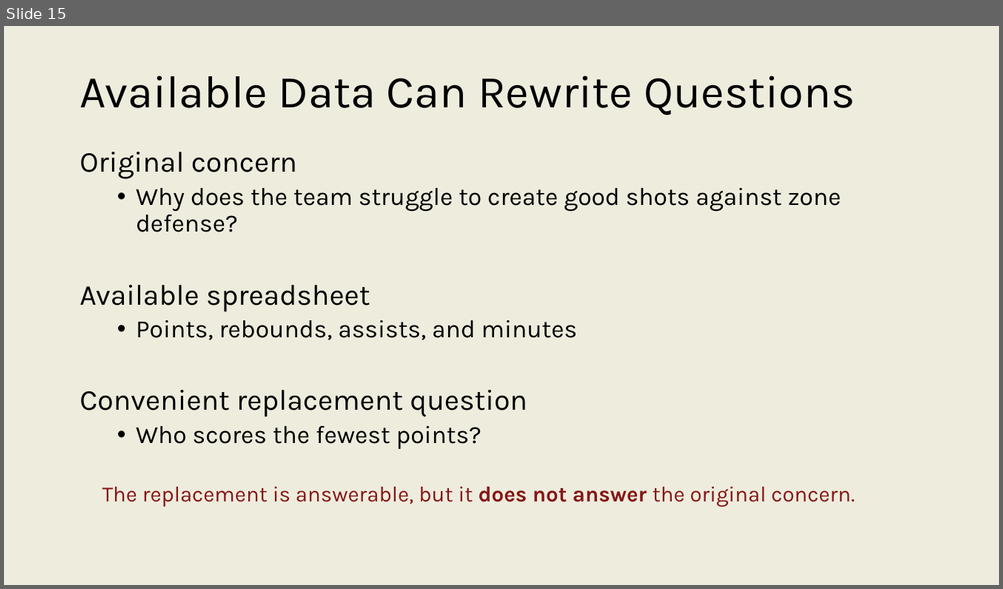
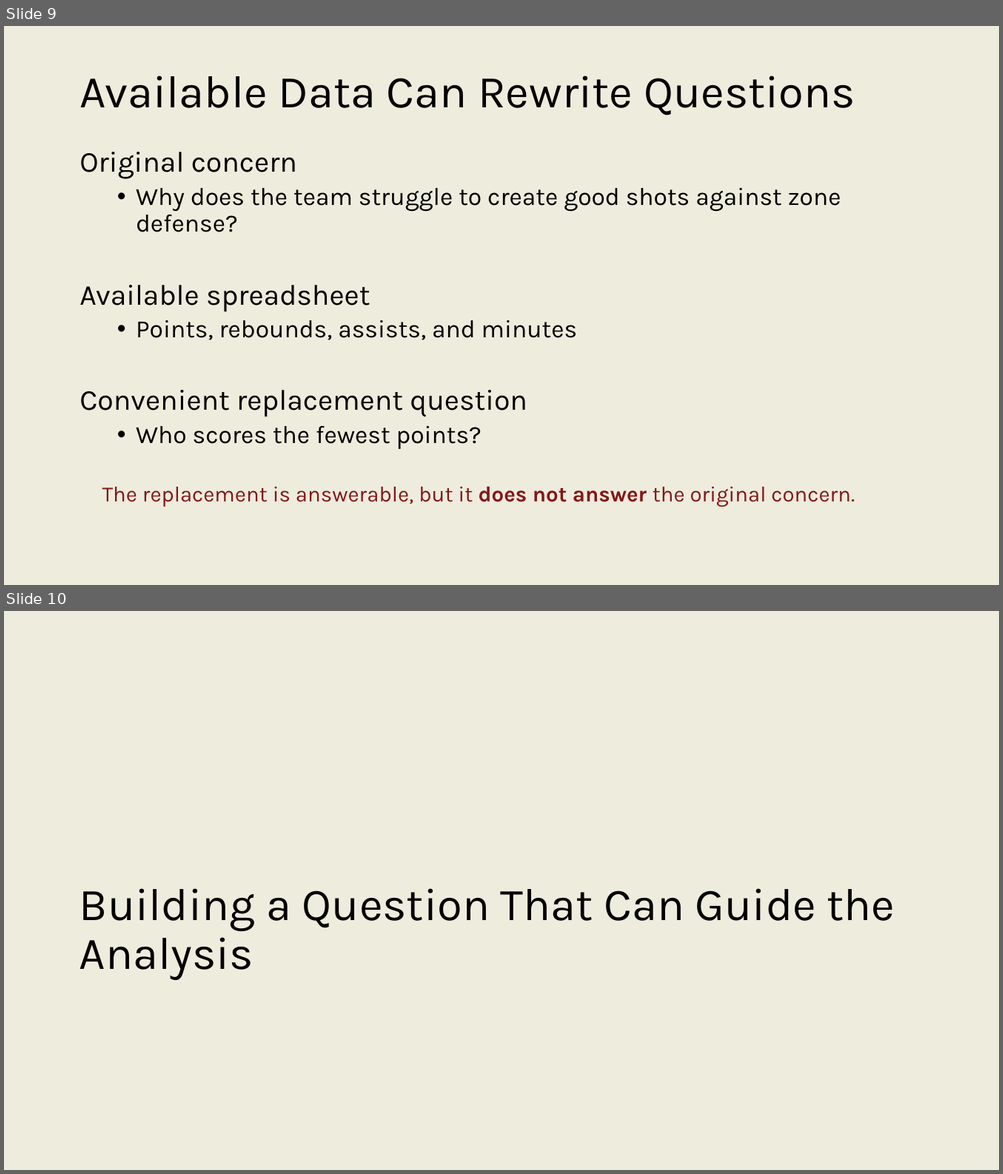
Before and after one commit to onishisaryu/HES-3000-Sports-Data-Analytics, a slide deck: pptx/Lecture3.pptx. Shown one above the other, each under a label of ours: slide 15 before the commit, slides 9 and 10 after it. The pictures are 1003x589 and 1003x1174 pixels, drawn with LibreOffice and Linux fonts; fonts in the diff are those of the drawing. Boxes give left, top, right and bottom in pixels: in the first picture for what was removed or moved away, otherwise in the second. Text is boxed around its words. In the diff, an @@ line names an element or a change of style, - is before the commit and + after.

```diff
--- a/pptx/Lecture3.pptx
+++ b/pptx/Lecture3.pptx
@@ slide 10 added at (x1=4, y1=611, x2=999, y2=1170), background #EEECDD @@
@@ title added at (x1=79, y1=889, x2=895, y2=980), 44 pt, text #000000 @@
+Building a Question That Can Guide the Analysis
@@ what was slide 15 is now slide 9 @@
```
Also in this commit, not shown: 2 slides changed, 1 other slide added, 2 slides removed, 35 other files.
